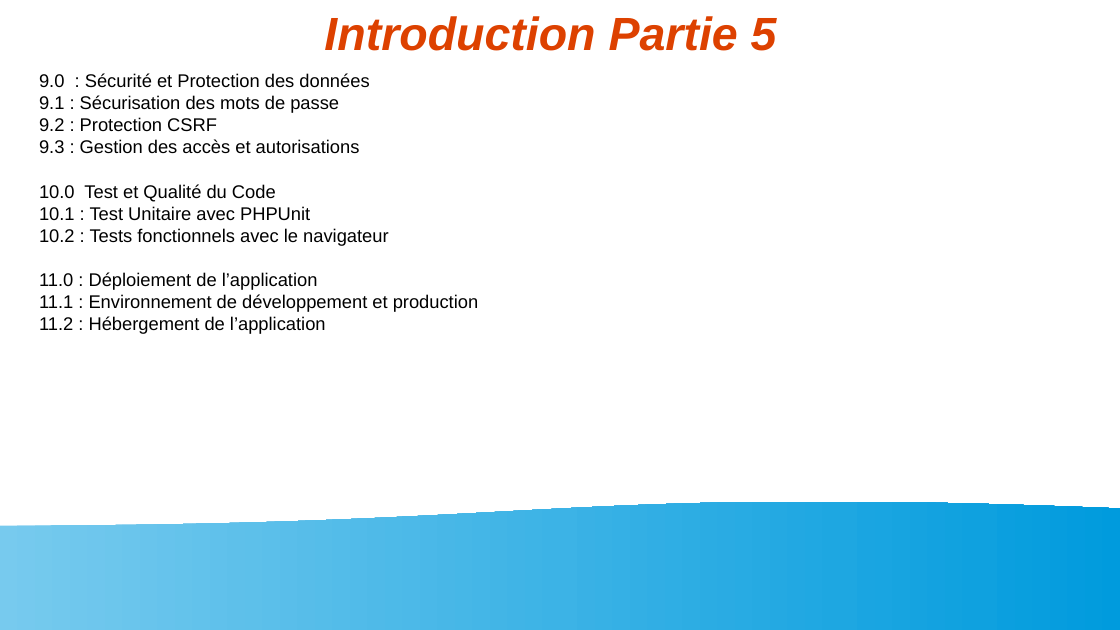
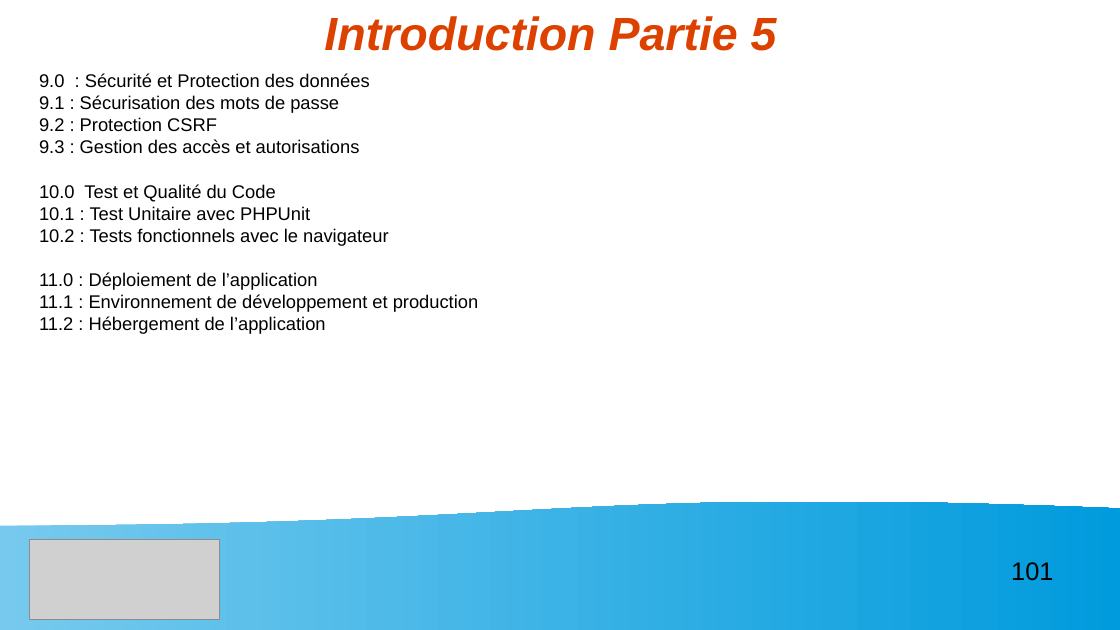
Before and after one commit to Myst564/Dev-Web, a slide deck: slide 101 of Projet Solo/DAB-INVOICE/Diaporama Projet Oral Stage IDEES Numérique.odp (slide 100 before the commit). Drawn at 1120x630 pixels with LibreOffice and Linux fonts; fonts in the diff are those of the drawing; grey boxes stand for pictures. Boxes give left, top, right and bottom in pixels: in the first picture for what was removed or moved away, otherwise in the second. Text is boxed around its words. In the diff, an @@ line names an element or a change of style, - is before the commit and + after.

```diff
--- a/Projet Solo/DAB-INVOICE/Diaporama Projet Oral Stage IDEES Numérique.odp
+++ b/Projet Solo/DAB-INVOICE/Diaporama Projet Oral Stage IDEES Numérique.odp
@@ picture added at [29,540,221,620] @@
@@ page number added at [1011,562,1053,581], 18 pt, text #000000 @@
+101
```
Also in this commit, not shown: 76 other slides changed, 23 slides added, 1 slide removed, 7 other files.
